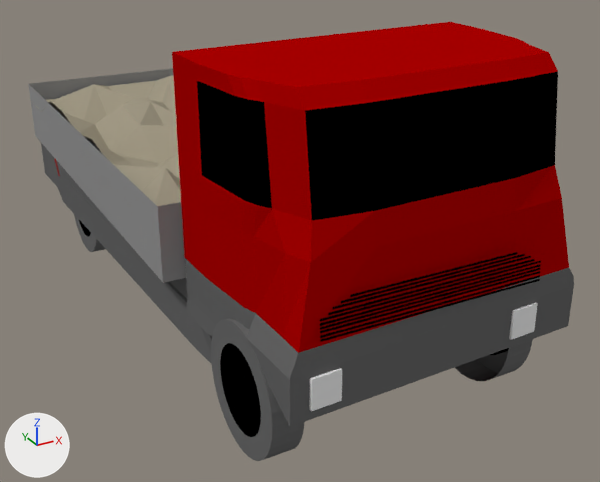
The Blender file bus-lorry/Lorry/leyland-g.blend as it was, and as the next commit left it.
One viewpoint serves both versions: a 50 mm lens placed at (-2.05, -6.5, 2.51), pointed at (0.24, -2.33, 0.42). Lighting does not change. The marker at lower left points along +X, +Y and +Z. The same objects are shown in both versions, whatever each file hides.
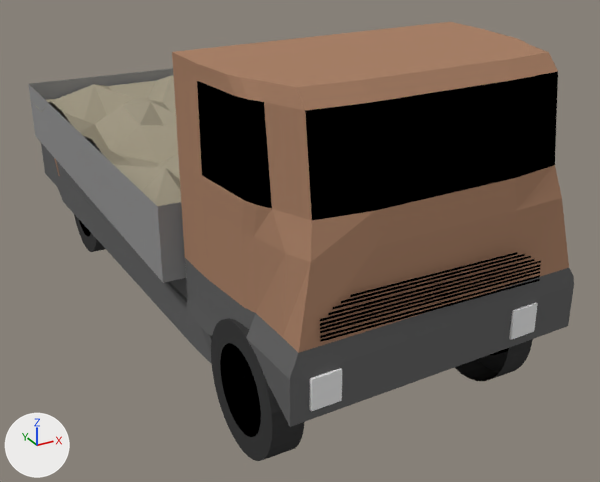
Patch to the scene script:
```diff
--- a/bus-lorry/Lorry/leyland-g.blend.py
+++ b/bus-lorry/Lorry/leyland-g.blend.py
@@ mat_material @@
 mat_material = diffuse_material('Material')
-mat_material.base_color = (0.406, 0.0, 0.0)  # red #ab0000
+mat_material.base_color = (0.406, 0.226, 0.142)  # brown #ab8369
@@ mat_tyre_001 @@
+mat_tyre_001 = diffuse_material('Tyre.001')
+mat_tyre_001.base_color = (0.05, 0.05, 0.05)  # black #3f3f3f
@@ me_circle @@
 me_circle.from_pydata(...)  # 576 vertices, 544 faces; spans x -1.407..-0.773, y 0.003..0.637, z -0.7..0.7
 # used by ob_circle; location = (-0.004, -2.425, 0.01); rotation_euler = (1.571, 0.0, -413.1), in degrees (90, 0, 91); scale = (1.02, 1.06, 1.07)
+# me_circle part 1: all 128 faces that had it switch from mat_tire (dark grey #6b6b6b) to mat_tyre_001 (black #3f3f3f)
 me_circle.materials.append(mat_signback)
```

Boxes [x1, y1, x2, y2] around the edits, measured in the pictures (600 x 482 px):
'Cube.002', recoloured (red to brown): [52, 22, 570, 427] in both
part 1 of me_circle, recoloured (grey to black): [211, 318, 533, 461] in both
